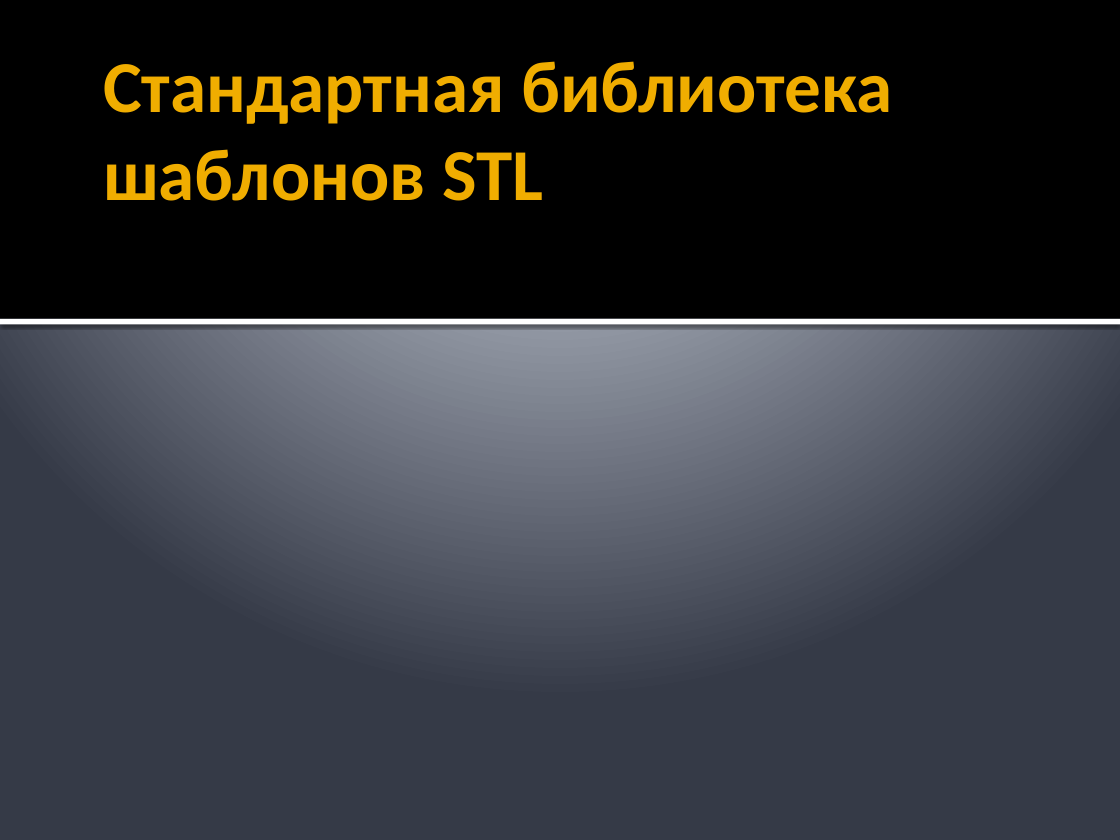
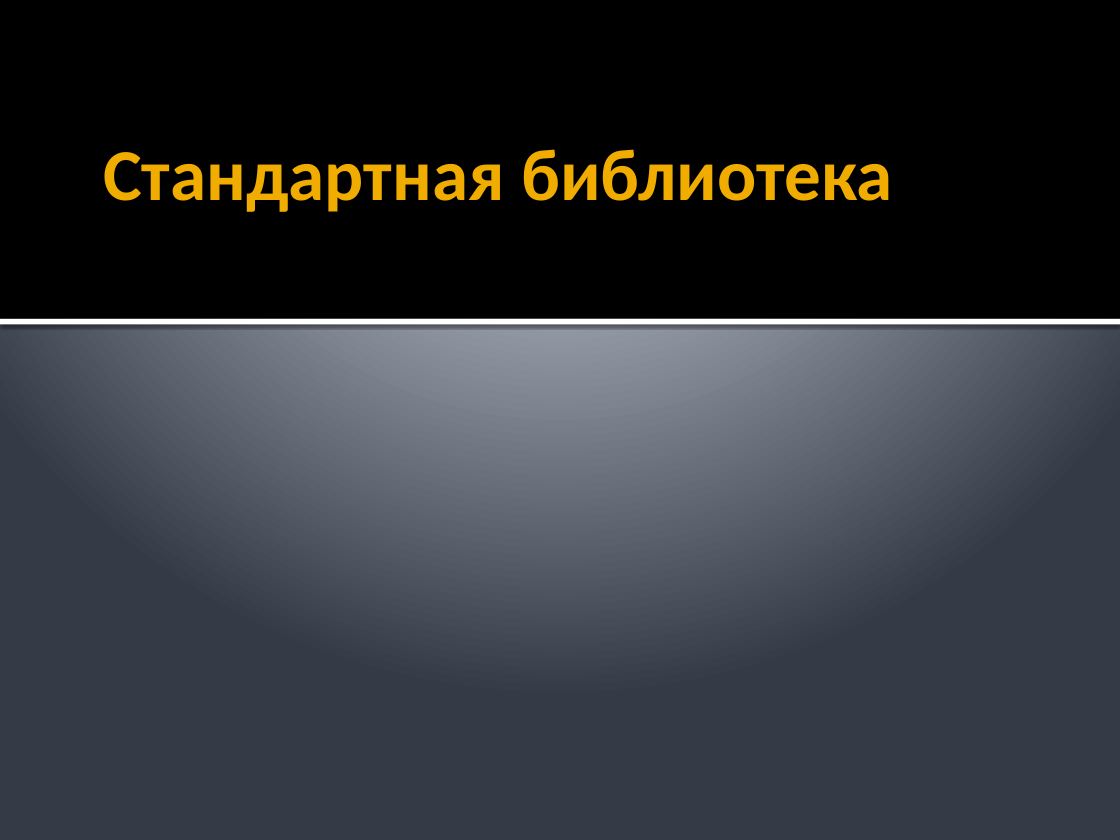
Before and after one commit to alexey-malov/oop, a slide deck: slide 125 of lectures/01/Синтаксис C++.pptx (slide 167 before the commit). Drawn at 1120x840 pixels with LibreOffice and Linux fonts; fonts in the diff are those of the drawing. Boxes give left, top, right and bottom in pixels: in the first picture for what was removed or moved away, otherwise in the second. Text is boxed around its words. In the diff, an @@ line names an element or a change of style, - is before the commit and + after.

```diff
--- a/lectures/01/Синтаксис C++.pptx
+++ b/lectures/01/Синтаксис C++.pptx
@@ title at bbox=[103, 149, 893, 212]: text changed @@
-Стандартная библиотека шаблонов STL
+Стандартная библиотека
```
Also in this commit, not shown: 10 other slides changed, 3 slides added, 33 other files.
